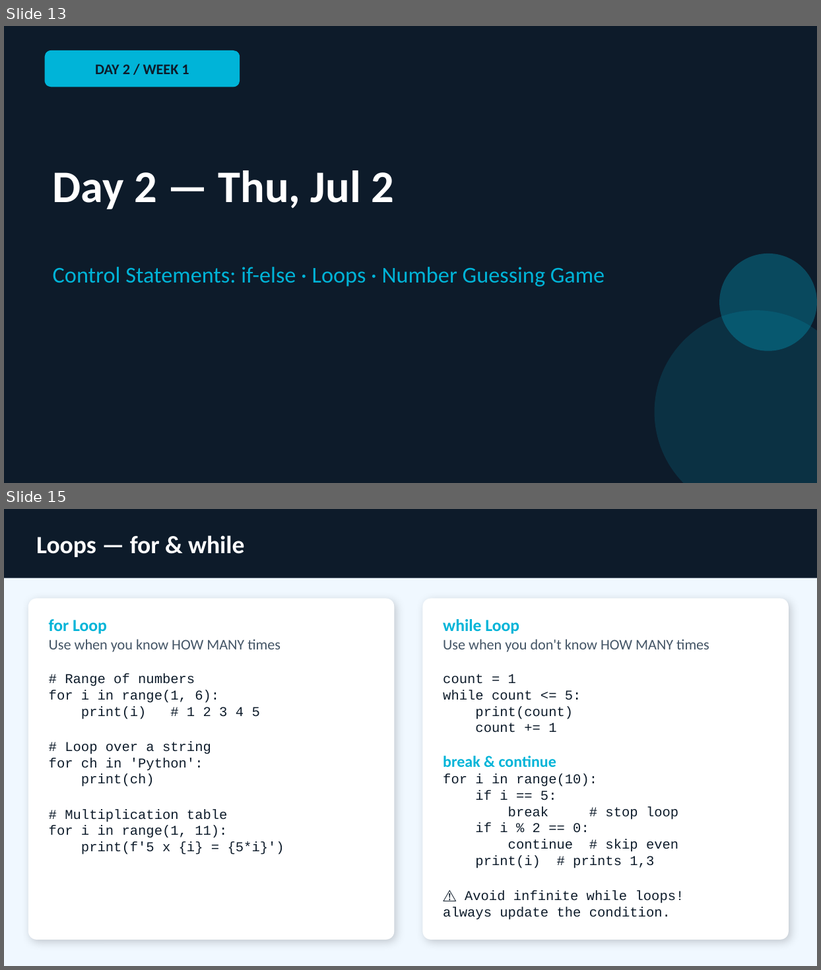
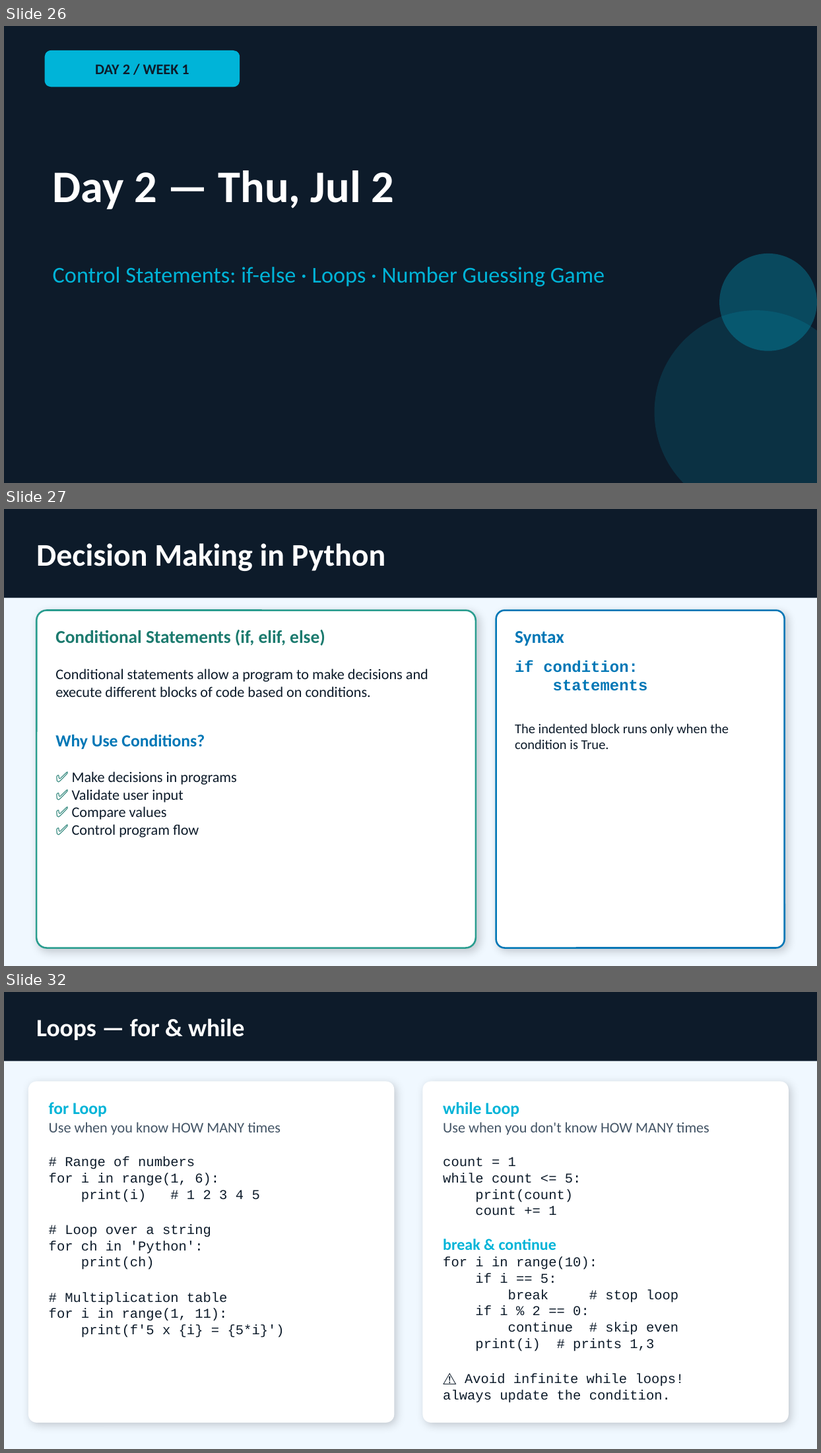
Before and after one commit to GursimranjeetSingh/2b-Academy, a slide deck: Presentations/2b_Academy_Week1.pptx. Shown one above the other, each under a label of ours: slides 13 and 15 before the commit, slides 26, 27 and 32 after it; the slides between them are not shown. The pictures are 821x970 and 821x1453 pixels, drawn with LibreOffice and Linux fonts; fonts in the diff are those of the drawing. Boxes give left, top, right and bottom in pixels: in the first picture for what was removed or moved away, otherwise in the second. Text is boxed around its words. In the diff, an @@ line names an element or a change of style, - is before the commit and + after.

```diff
--- a/Presentations/2b_Academy_Week1.pptx
+++ b/Presentations/2b_Academy_Week1.pptx
@@ slide 27 added at box(4, 509, 817, 966), background #F0F8FF @@
@@ rectangle added at box(4, 509, 817, 597), fill #0D1B2A @@
@@ text added at box(36, 543, 385, 571), 28 pt, text #FFFFFF, bold @@
+Decision Making in Python
@@ rounded rectangle added at box(36, 611, 476, 949), fill #FFFFFF, outline #2A9D8F 1.5 pt, 13 pt, text #0D1B2A @@
+Conditional Statements (if, elif, else)
+Conditional statements allow a program to make decisions and execute different blocks of code based on conditions.
+Why Use Conditions?
+✅ Make decisions in programs
+✅ Validate user input
+✅ Compare values
+✅ Control program flow
@@ rounded rectangle added at box(496, 611, 785, 949), fill #FFFFFF, outline #0077B6 1.5 pt, 12 pt, text #0D1B2A @@
+Syntax
+if condition:
+statements
+The indented block runs only when the condition is True.
@@ what was slide 13 is now slide 26 @@
@@ what was slide 15 is now slide 32 @@
```
Also in this commit, not shown: 18 other slides added, 2 slides removed.
